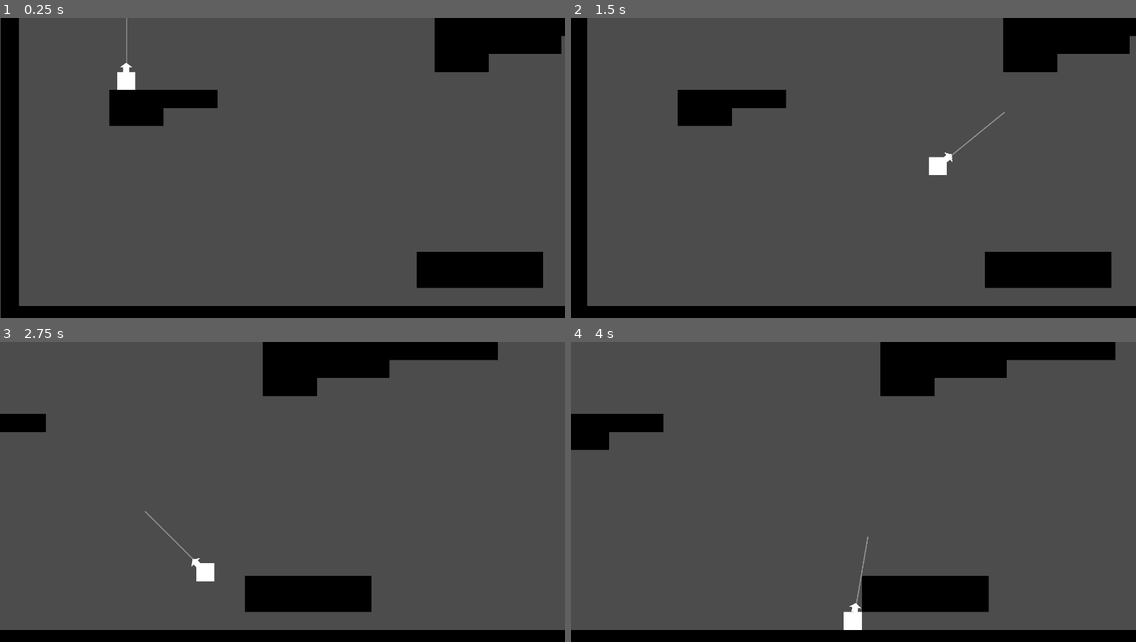
Above: before the commit, frames 1-4 (two rows, left to right).
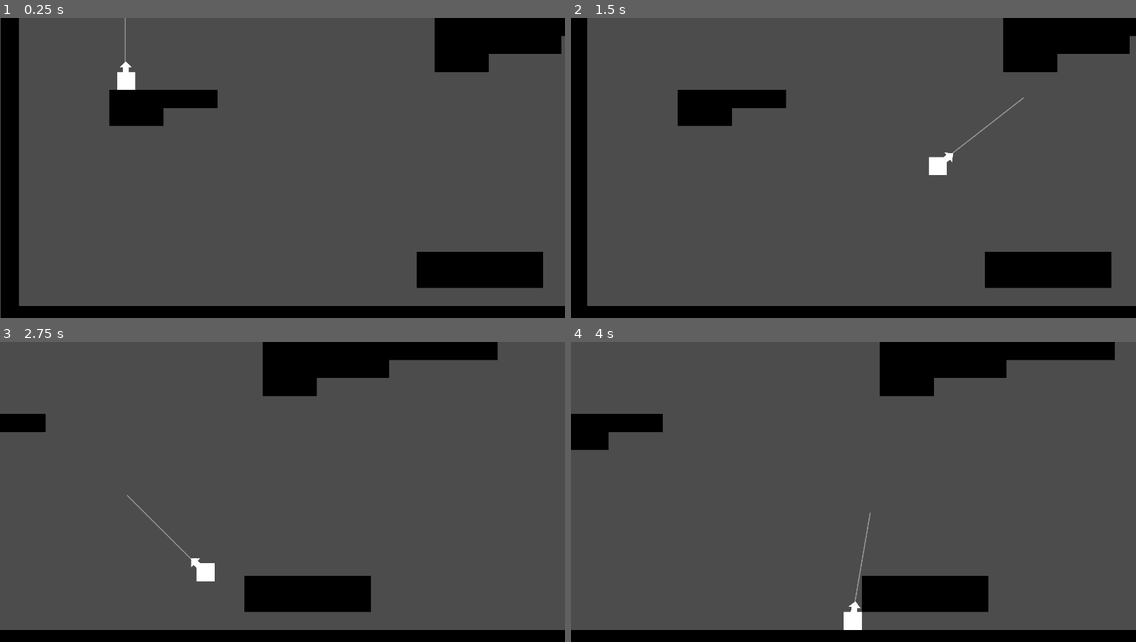
Above: after the commit, the same moments.

Repository: cjsweeten101/dws
Game: Godot game, scene res://Levels/TestingLevel.tscn
Two runs of this game, one before a commit and one after it. Both use one fixed random seed, a clock stepped at 60 frames per second and the inputs below.
Inputs:
- Up to frame 1 (0.25 s): no input
- Up to frame 2 (1.5 s): tap Enter (action) at 0.5, 0.6, 1.35 s; hold D (right) from 0.53 s (still down)
- Up to frame 3 (2.75 s): release D (right) at 2.03 s; hold A (left) from 2.03 s (still down); tap Enter (action) at 2.1 s
- Up to frame 4 (4 s): release A (left) at 2.78 s; hold D (right) from 2.78 s (still down); tap Enter (action) at 2.85, 3.6 s

The runs differ from the first frame. In frame 1, less than 0.1% of the frame differs, in the area x 21-24%, y 0-19%; in frame 2, less than 0.1%; in frame 3, 0.2%; in frame 4, 0.2%, in the area x 6-97%, y 0-91%.

Commit message:
scale raycast for aim assist

Diff:
--- a/Levels/TestingLevel.tscn
+++ b/Levels/TestingLevel.tscn
@@ -4,7 +4,7 @@
 [ext_resource path="res://Tilesets/black_walls.tres" type="TileSet" id=2]
 [ext_resource path="res://Player/Player.tscn" type="PackedScene" id=3]
 
-[node name="TestingLevel" type="Node2D" index="0"]
+[node name="TestingLevel" type="Node2D"]
 
 script = ExtResource( 1 )
 
--- a/Player/Player.gd
+++ b/Player/Player.gd
@@ -17,6 +17,7 @@
 var grapple_boost = Vector2(1.3,1.5)
 var initial_grapple
 var just_released = true
+var grapple_length = 0
 
 func ready():
 	current_speed = move_and_slide(gravity, UP)
@@ -77,7 +78,7 @@
 				$GrappleCast.rotation_degrees = 180 + current_speed.x/max_speed*(45)
 				just_released = false
 		else:
-			$GrappleCast.rotation_degrees = lerp($GrappleCast.rotation_degrees, 180 + current_speed.x/max_speed*(45), 0.25)
+			$GrappleCast.rotation_degrees = lerp($GrappleCast.rotation_degrees, 180 + current_speed.x/max_speed*(45), 0.2)
 
 func reel_in():
 	var grapple_vector = (grapple_point - global_position)
--- a/Player/Player.tscn
+++ b/Player/Player.tscn
@@ -33,7 +33,7 @@
 [node name="GrappleCast" type="RayCast2D" parent="." index="2"]
 
 rotation = 2.61799
-scale = Vector2( 0.1, 1 )
+scale = Vector2( 10, 1 )
 enabled = true
 exclude_parent = true
 cast_to = Vector2( 0, 1000 )
@@ -45,7 +45,7 @@
 modulate = Color( 1, 1, 1, 0.392157 )
 position = Vector2( 0.0957031, 36.3818 )
 rotation = 3.14159
-scale = Vector2( 10, -0.75 )
+scale = Vector2( -0.1, -1 )
 z_index = -1
 texture = ExtResource( 3 )
 centered = false
@@ -54,7 +54,7 @@
 [node name="ArrowSprite" type="Sprite" parent="GrappleCast" index="1"]
 
 position = Vector2( 0.0957012, 36.3818 )
-scale = Vector2( -10, -0.75 )
+scale = Vector2( 0.1, -1 )
 z_index = -1
 texture = ExtResource( 4 )
 _sections_unfolded = [ "Transform", "Z Index" ]
